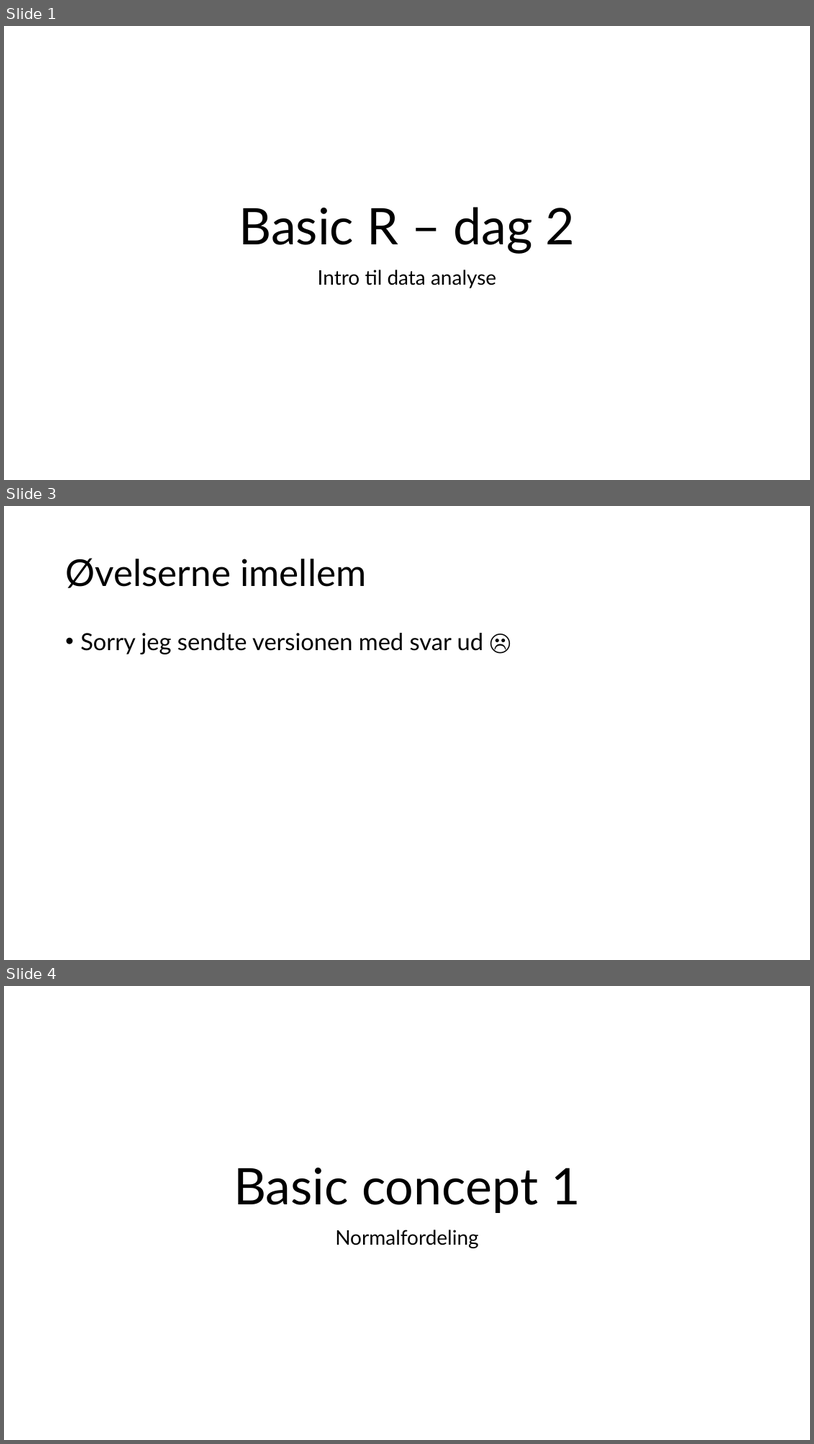
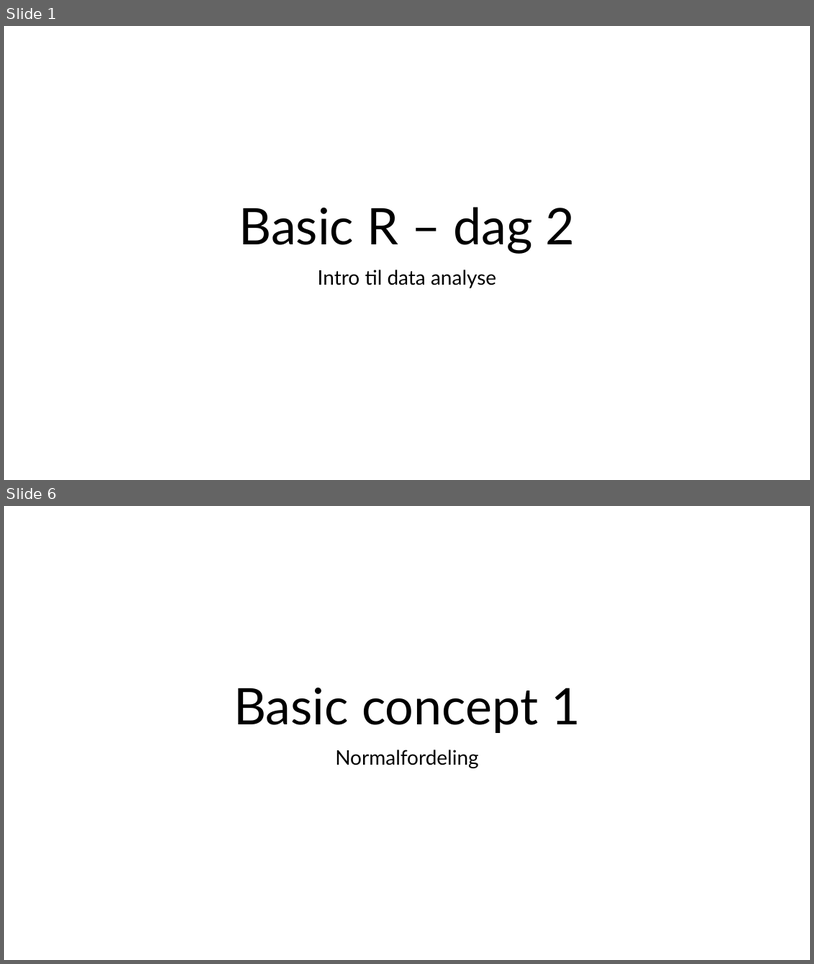
Before and after one commit to philsperling/basicR, a slide deck: Basic R - day 2.pptx. Shown one above the other, each under a label of ours: slides 1, 3 and 4 before the commit, slides 1 and 6 after it; the slides between them are not shown. The pictures are 814x1444 and 814x964 pixels, drawn with LibreOffice and Linux fonts; fonts in the diff are those of the drawing. Boxes give left, top, right and bottom in pixels: in the first picture for what was removed or moved away, otherwise in the second. Text is boxed around its words. In the diff, an @@ line names an element or a change of style, - is before the commit and + after.

```diff
--- a/Basic R - day 2.pptx
+++ b/Basic R - day 2.pptx
@@ slide 3 removed at (x1=4, y1=506, x2=810, y2=960), background #FFFFFF @@
@@ title removed at (x1=65, y1=558, x2=366, y2=588) @@
-Øvelserne imellem
@@ text removed at (x1=80, y1=633, x2=484, y2=654) @@
-• Sorry jeg sendte versionen med svar ud ☹
@@ what was slide 4 is now slide 6 @@
```
Also in this commit, not shown: 2 slides changed, 4 slides added.
